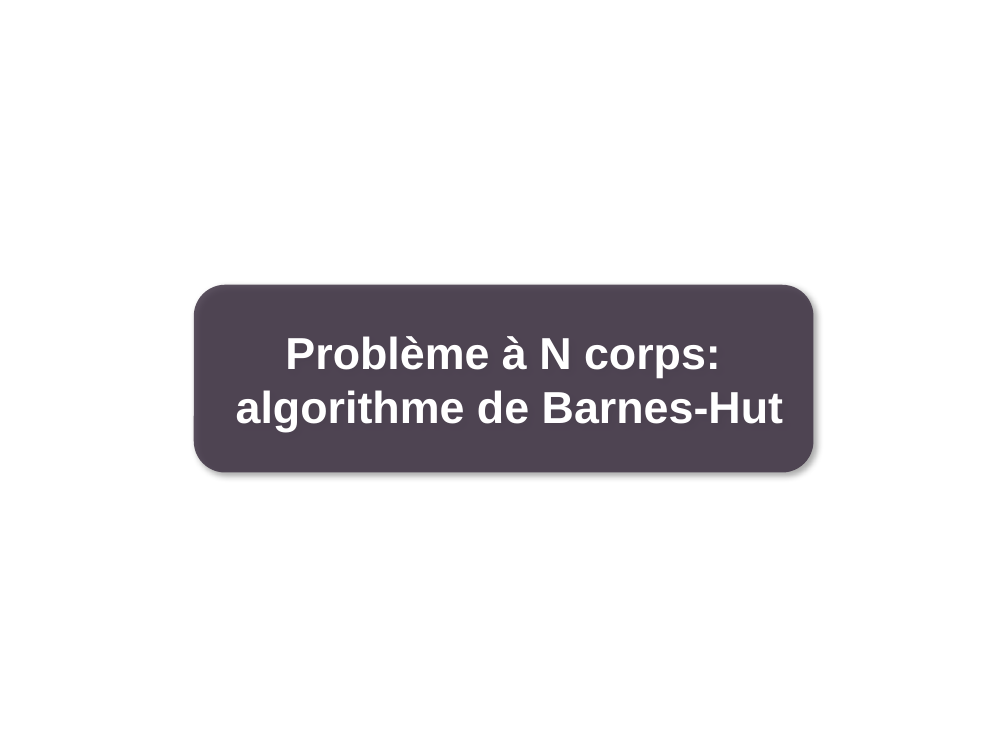
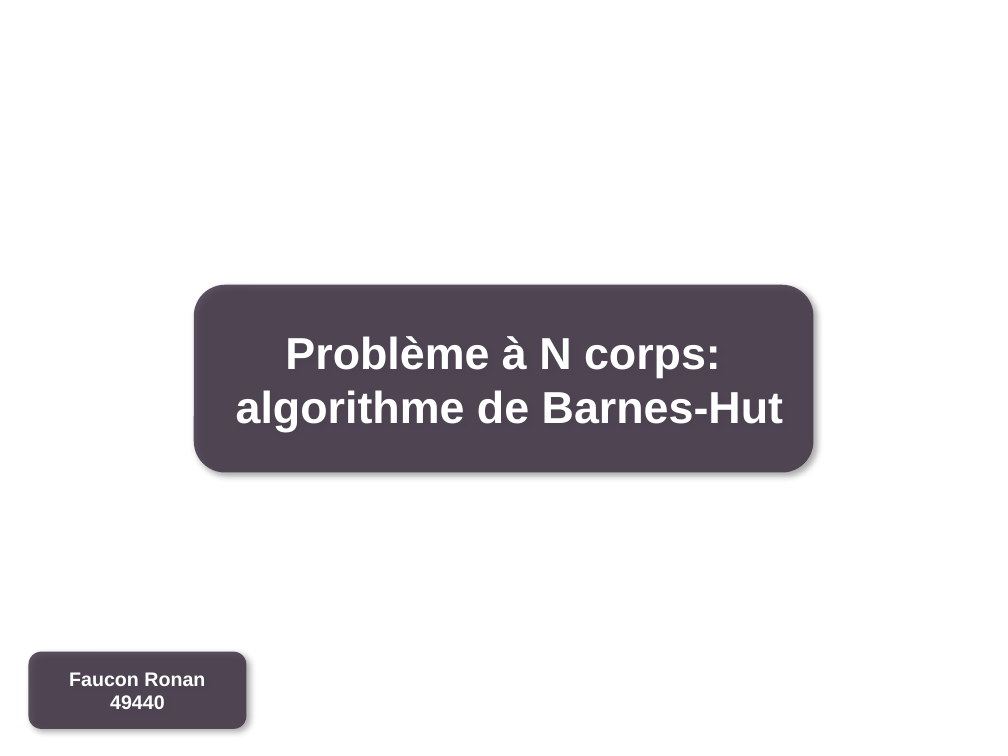
Before and after one commit to rfaucon2/TIPI_Spe, a slide deck: slide 1 of Diapo/TIPE-Spe.pptx. Drawn at 1008x756 pixels with LibreOffice and Linux fonts; fonts in the diff are those of the drawing; background and template pictures are left out. Boxes give left, top, right and bottom in pixels: in the first picture for what was removed or moved away, otherwise in the second. Text is boxed around its words. In the diff, an @@ line names an element or a change of style, - is before the commit and + after.

```diff
--- a/Diapo/TIPE-Spe.pptx
+++ b/Diapo/TIPE-Spe.pptx
@@ rounded rectangle added at <box>28,651,246,729</box>, fill #3D3142 at 84% opacity, 14 pt, text #FFFFFF, bold @@
+Faucon Ronan
+49440
```
Also in this commit, not shown: 20 other slides changed, 1 slide added, 1 slide removed, 4 other files.
